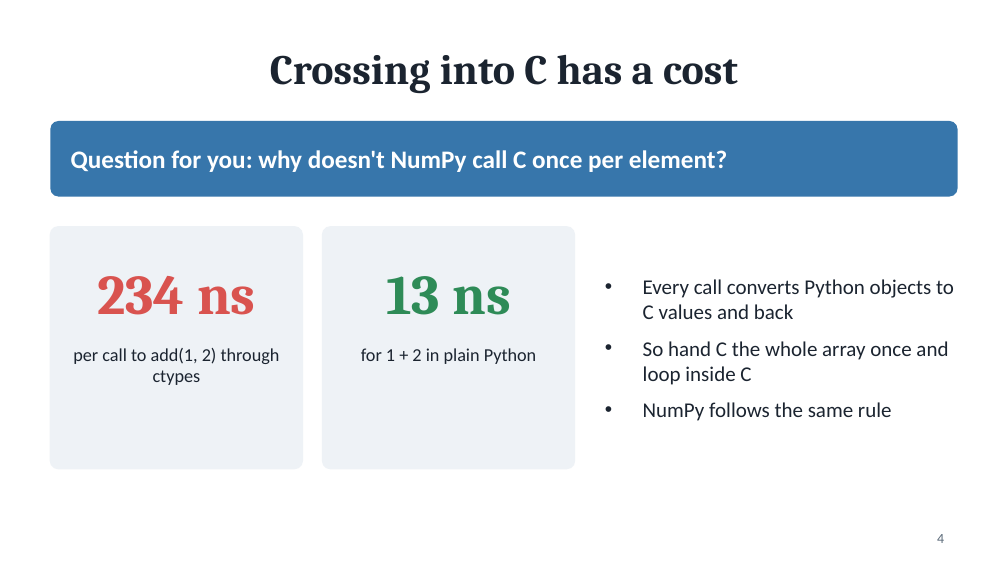
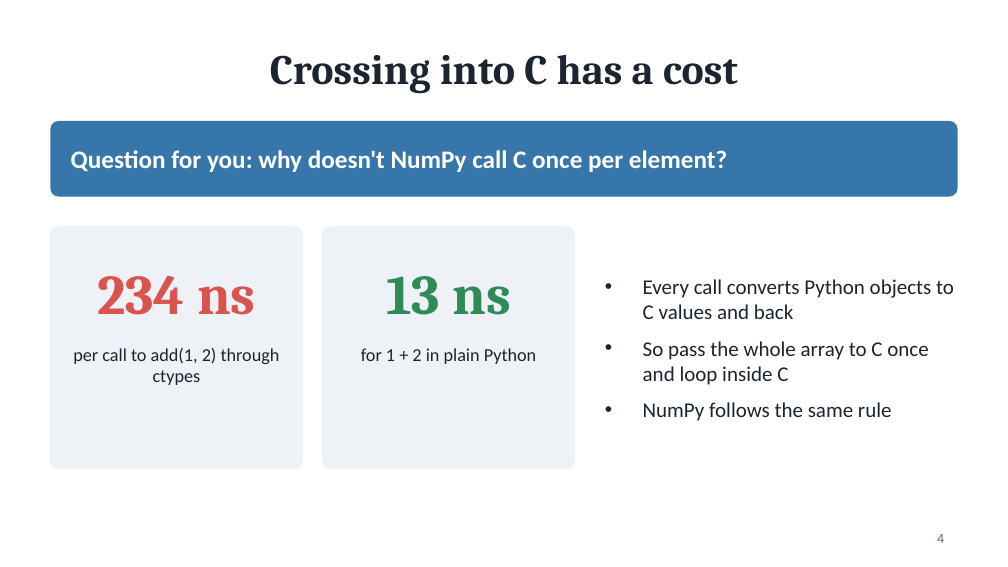
Before and after one commit to CHSHAOS/comp211-checkoff3-python-c, a slide deck: slide 4 of slides/Checkoff3_Python_C.pptx. Drawn at 1008x567 pixels with LibreOffice and Linux fonts; fonts in the diff are those of the drawing. Boxes give left, top, right and bottom in pixels: in the first picture for what was removed or moved away, otherwise in the second. Text is boxed around its words. In the diff, an @@ line names an element or a change of style, - is before the commit and + after.

```diff
--- a/slides/Checkoff3_Python_C.pptx
+++ b/slides/Checkoff3_Python_C.pptx
@@ text at bbox=[643, 341, 928, 385]: text changed @@
-• So hand C the whole array once and loop inside C
+• So pass the whole array to C once and loop inside C
```
Also in this commit, not shown: 1 other slide changed, 2 other files.
